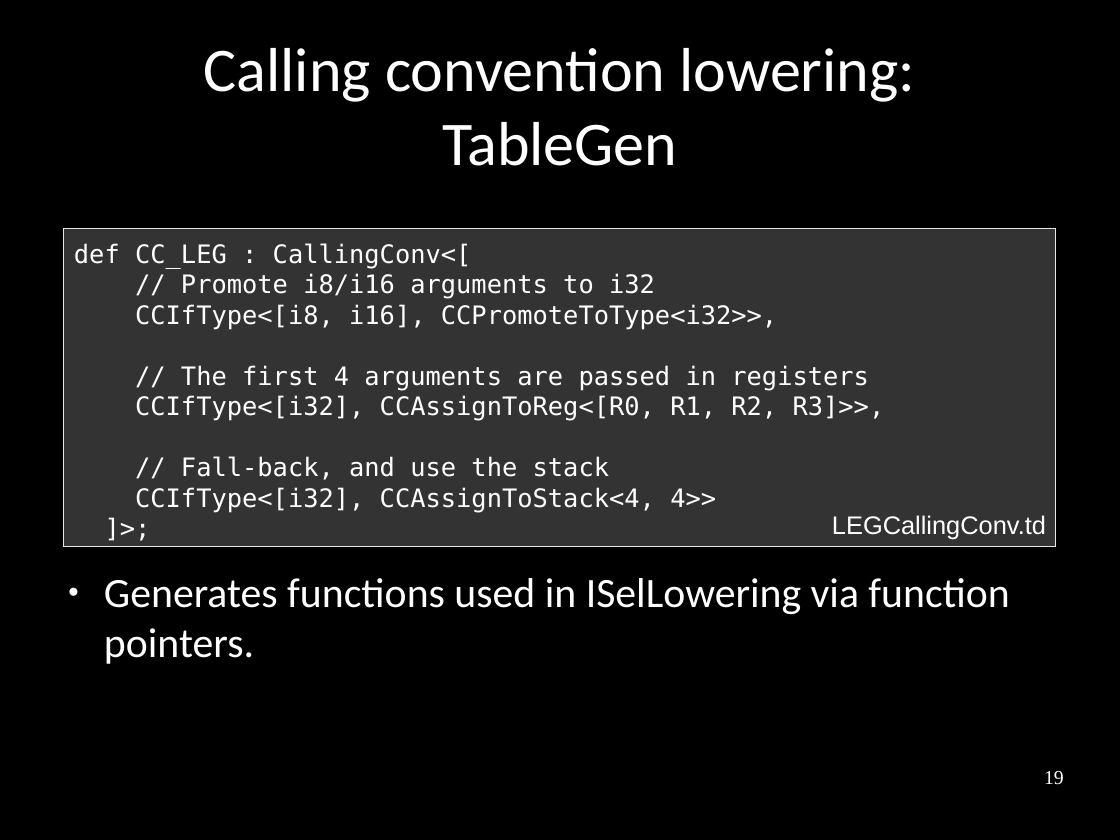
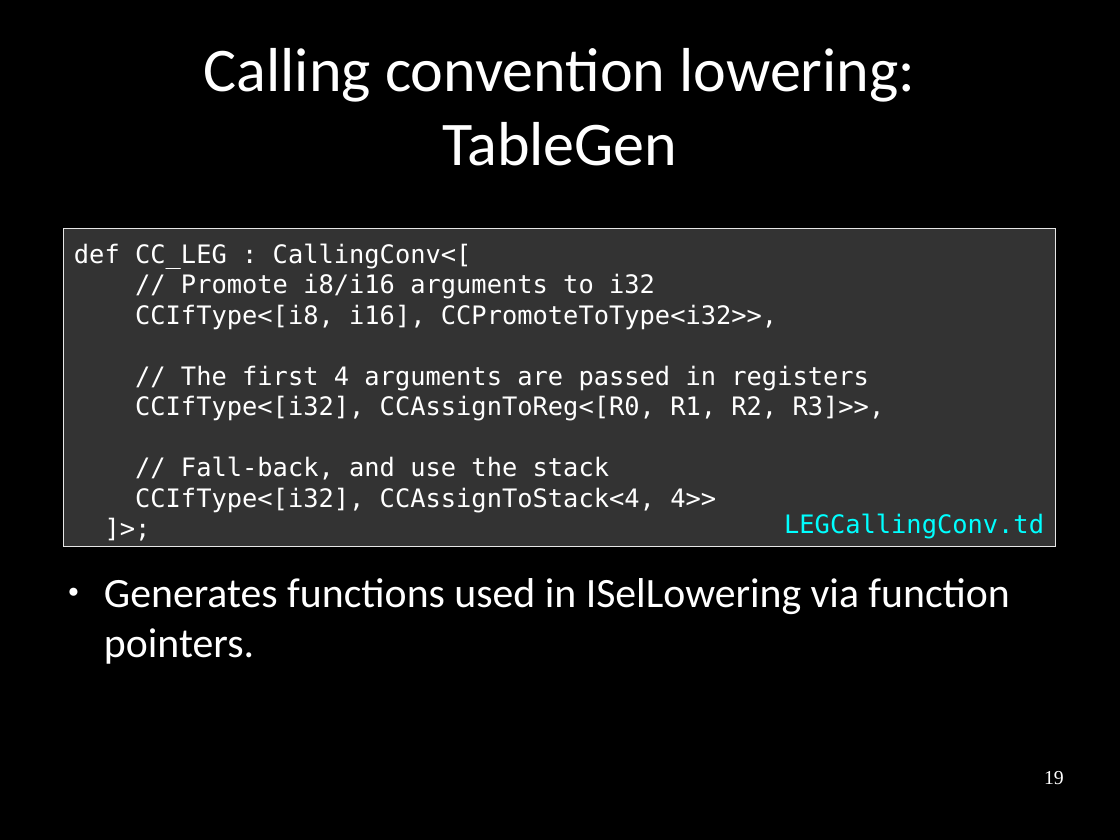
Before and after one commit to frasercrmck/llvm-leg, a slide deck: slide 19 of docs/Codeplay/Slides.odp. Drawn at 1120x840 pixels with LibreOffice and Linux fonts; fonts in the diff are those of the drawing. Boxes give left, top, right and bottom in pixels: in the first picture for what was removed or moved away, otherwise in the second. Text is boxed around its words. In the diff, an @@ line names an element or a change of style, - is before the commit and + after.

Commit message:
Fixing code text box / file name layout.

```diff
--- a/docs/Codeplay/Slides.odp
+++ b/docs/Codeplay/Slides.odp
@@ text "LEGCallingConv.td" at (784, 513, 1044, 539): font Arial to DejaVu Sans Mono, text colour #FFFFFF to #00FFFF @@
```
Also in this commit, not shown: 16 other slides changed.
